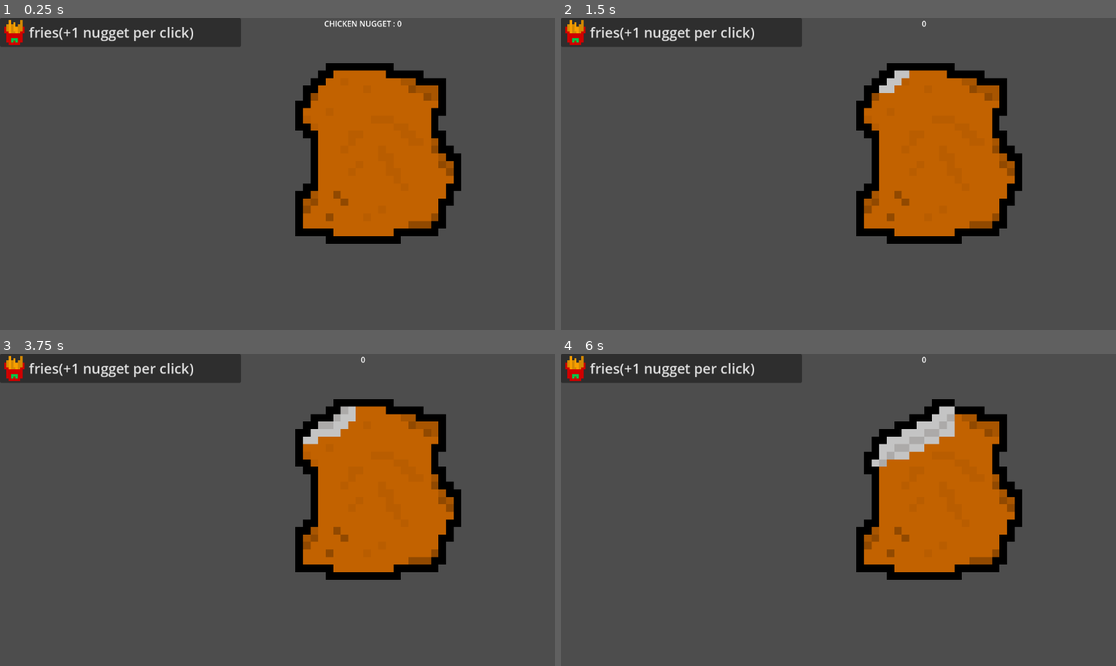
Above: before the commit, frames 1-4 (two rows, left to right).
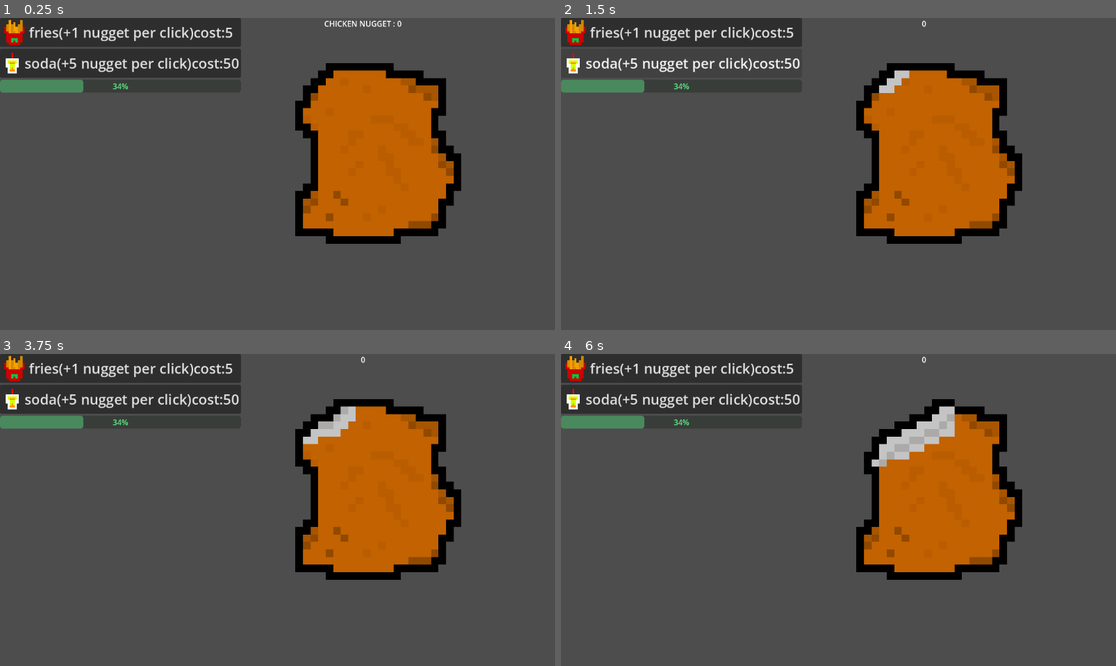
Above: after the commit, the same moments.

Repository: boynugget/chicken-nugget
Game: Godot game, scene res://MAIN.tscn
Two runs of this game, one before a commit and one after it. Both use one fixed random seed, a clock stepped at 60 frames per second and the inputs below.
Inputs (mouse positions are in pixels of both pictures, inside the frame that each line leads up to):
- Up to frame 1 (0.25 s): no input
- Up to frame 2 (1.5 s): click (921, 152) at 0.5 s; click (683, 64) at 1.25 s, where only the run after the commit has a clickable "soda(+5 nugget per click)cost…"
- Up to frame 3 (3.75 s): click "fries(+1 nugget per click)" (after the commit: "fries(+1 nugget per click)cos…") at 2 s; click "fries(+1 nugget per click)" (after the commit: "fries(+1 nugget per click)cos…") at 2.75 s; click (360, 488) at 3.5 s
- Up to frame 4 (6 s): click (683, 400) at 4.25 s, where only the run after the commit has a clickable "soda(+5 nugget per click)cost…"; click "fries(+1 nugget per click)" (after the commit: "fries(+1 nugget per click)cos…") at 5 s; click (921, 488) at 5.75 s

The runs differ from the first frame. In frame 1, 4.5% of the frame differs, in the area x 0-44%, y 3-24%; in frame 2, 1.4%; in frame 3, 4.5%; in frame 4, 4.5%.

Commit message:
fyjkhgfljh

Diff:
--- a/chicken-nugget-20240906T195611Z-001/chicken-nugget/MAIN.tscn
+++ b/chicken-nugget-20240906T195611Z-001/chicken-nugget/MAIN.tscn
@@ -1,8 +1,9 @@
-[gd_scene load_steps=7 format=3 uid="uid://bbq4infyym622"]
+[gd_scene load_steps=8 format=3 uid="uid://bbq4infyym622"]
 
 [ext_resource type="Script" path="res://main.gd" id="1_k7xhp"]
 [ext_resource type="Texture2D" uid="uid://4a7ehig3s033" path="res://art/fries-1.png.png" id="2_bw8tc"]
 [ext_resource type="Texture2D" uid="uid://jlaodn7qc2x6" path="res://art/sprite_0.png" id="2_smhhj"]
+[ext_resource type="Texture2D" uid="uid://dde6oqk323sio" path="res://art/soda.png" id="3_h503y"]
 
 [sub_resource type="StyleBoxTexture" id="StyleBoxTexture_2fv4b"]
 
@@ -39,11 +40,28 @@
 size_flags_vertical = 8
 focus_mode = 0
 theme_override_font_sizes/font_size = 29
-text = "fries(+1 nugget per click)
+text = "fries(+1 nugget per click)cost:5
 "
 icon = ExtResource("2_bw8tc")
 alignment = 0
 expand_icon = true
+
+[node name="upgrade 2" type="Button" parent="MarginContainer/HBoxContainer/VBoxContainer2"]
+custom_minimum_size = Vector2(500, 60)
+layout_mode = 2
+size_flags_vertical = 8
+focus_mode = 0
+theme_override_font_sizes/font_size = 29
+text = "soda(+5 nugget per click)cost:50
+"
+icon = ExtResource("3_h503y")
+alignment = 0
+expand_icon = true
+
+[node name="ProgressBar" type="ProgressBar" parent="MarginContainer/HBoxContainer/VBoxContainer2"]
+modulate = Color(0.392585, 0.97952, 0.572616, 1)
+layout_mode = 2
+value = 34.0
 
 [node name="VBoxContainer" type="VBoxContainer" parent="MarginContainer/HBoxContainer"]
 layout_mode = 2
@@ -82,4 +100,5 @@
 texture = ExtResource("2_smhhj")
 
 [connection signal="pressed" from="MarginContainer/HBoxContainer/VBoxContainer2/upgrade 1" to="." method="_on_upgrade_1_pressed"]
+[connection signal="pressed" from="MarginContainer/HBoxContainer/VBoxContainer2/upgrade 2" to="." method="_on_upgrade_2_pressed"]
 [connection signal="pressed" from="MarginContainer/HBoxContainer/VBoxContainer/Button" to="." method="_on_button_pressed"]
--- a/chicken-nugget-20240906T195611Z-001/chicken-nugget/main.gd
+++ b/chicken-nugget-20240906T195611Z-001/chicken-nugget/main.gd
@@ -23,6 +23,7 @@
 	if count == 4:
 		count = 0
 		nuggets +=ammountNuggets
+		###make nugget progress here with %
 	else:
 		count+=1
 
@@ -31,3 +32,13 @@
 		ammountNuggets +=1
 		nuggets-=5
 		label.text = str(nuggets)
+
+
+
+
+
+func _on_upgrade_2_pressed() -> void:
+	if ammountNuggets >= 50:
+		ammountNuggets +=5
+		nuggets-=50
+		label.text = str(nuggets)
Binary file added: chicken-nugget-20240906T195611Z-001/chicken-nugget/art/soda.png
Not shown, added: chicken-nugget-20240906T195611Z-001/chicken-nugget/art/soda.png.import
